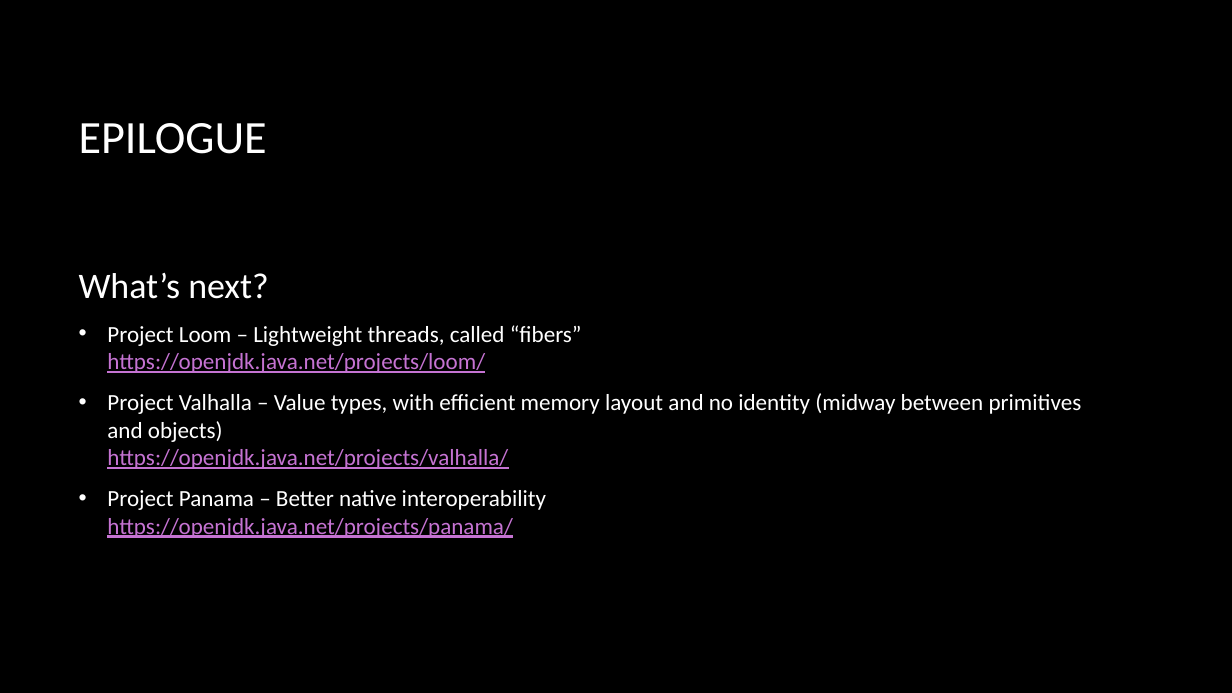
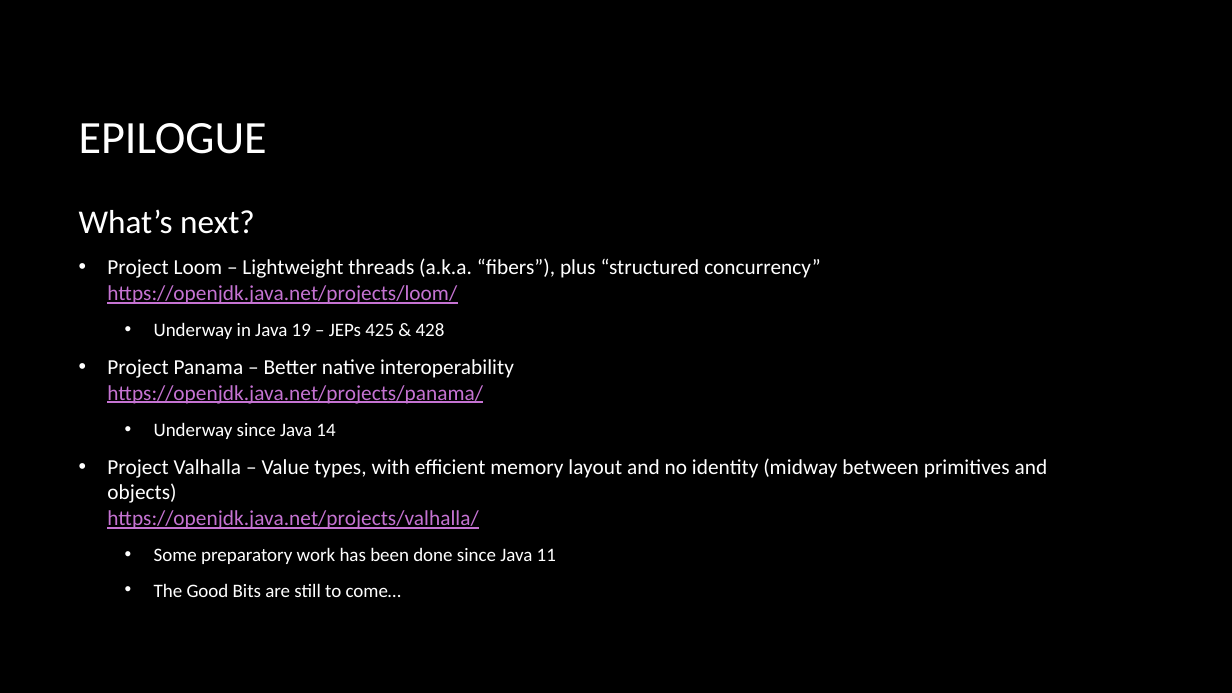
Before and after one commit to macdaddyaz/modern-java, a slide deck: slide 69 of Java 9 and up.pptx (slide 60 before the commit). Drawn at 1232x693 pixels with LibreOffice and Linux fonts; fonts in the diff are those of the drawing; background and template pictures are left out. Boxes give left, top, right and bottom in pixels: in the first picture for what was removed or moved away, otherwise in the second. Text is boxed around its words. In the diff, an @@ line names an element or a change of style, - is before the commit and + after.

Commit message:
Updates for Java to version 18 (with allusions to 19)

```diff
--- a/Java 9 and up.pptx
+++ b/Java 9 and up.pptx
@@ text at (x1=79, y1=210, x2=1048, y2=529): size 28 to 25.9 pt in "What’s next?"; size 18 to 16.6 pt in "Project Valhalla – Value types, with efficient ..." @@
@@ text at (x1=107, y1=258, x2=820, y2=439): text changed; size 18 to 16.6 pt @@
-• Project Loom – Lightweight threads, called “fibers”
-  https://openjdk.java.net/projects/loom/
+• Project Loom – Lightweight threads (a.k.a. “fibers”), plus “structured concurrency”
+  https://openjdk.java.net/projects/loom/
+  • Underway in Java 19 – JEPs 425 & 428
+• Project Panama – Better native interoperability
+  https://openjdk.java.net/projects/panama/
+  • Underway since Java 14
@@ text at (x1=154, y1=547, x2=556, y2=597): text changed; size 18 to 14.8 pt @@
-• Project Panama – Better native interoperability
-  https://openjdk.java.net/projects/panama/
+  • Some preparatory work has been done since Java 11
+  • The Good Bits are still to come…
```
Also in this commit, not shown: 19 other slides changed, 9 slides added, 3 other files.
